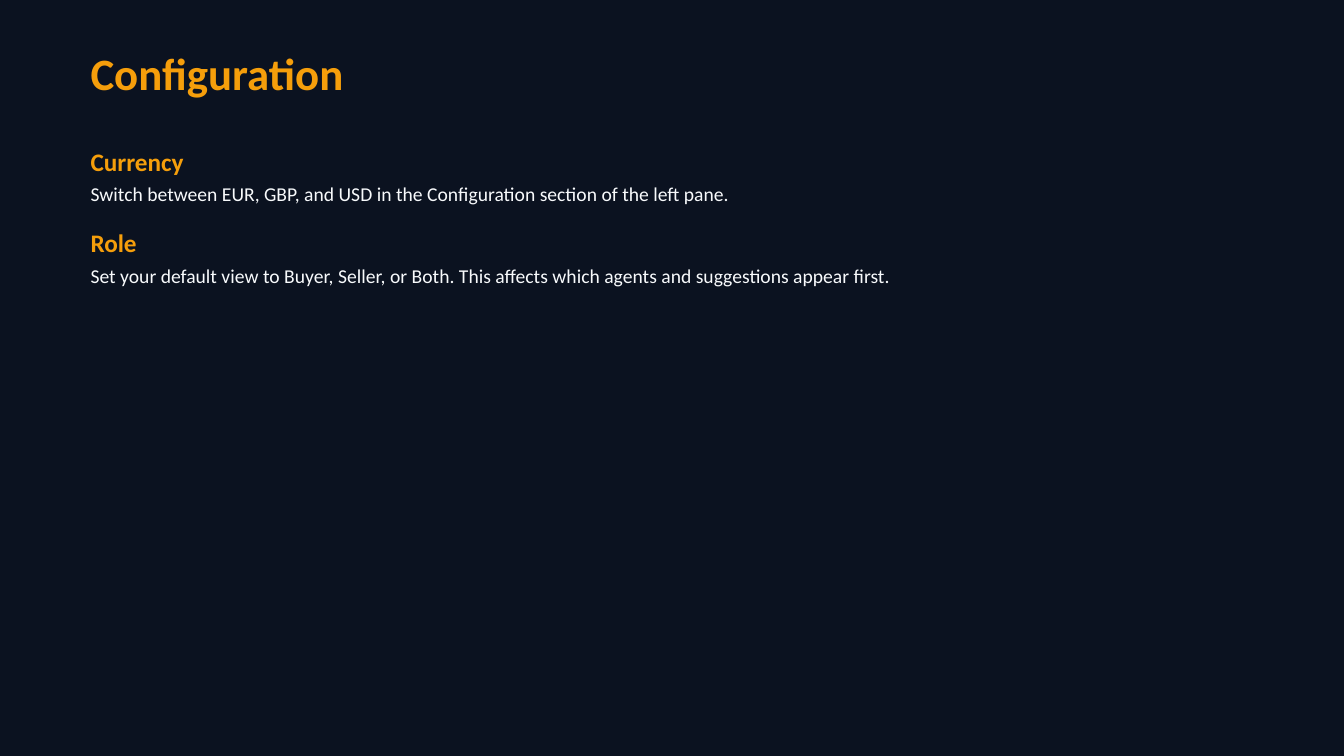
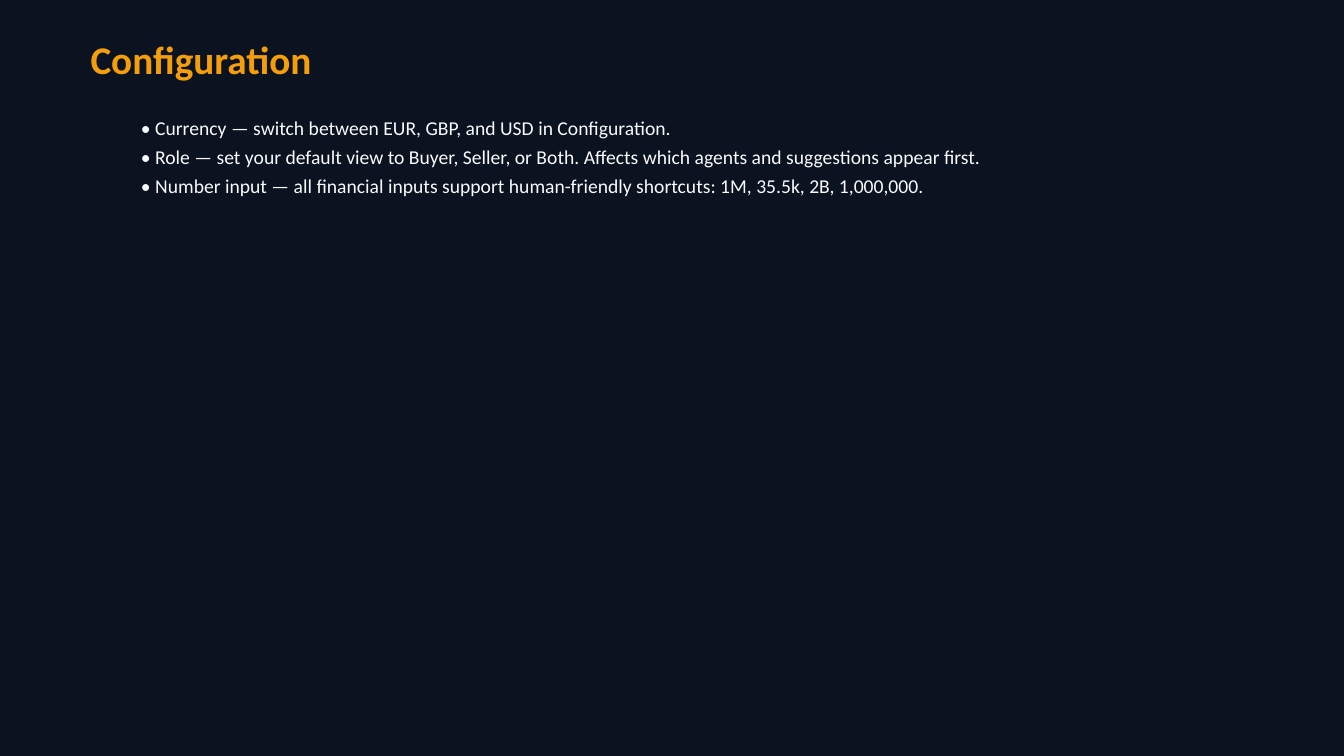
Before and after one commit to predictivelabsai/liquidround, a slide deck: slide 15 of docs/liquidround_user_guide.pptx (slide 10 before the commit). Drawn at 1344x756 pixels with LibreOffice and Linux fonts; fonts in the diff are those of the drawing. Boxes give left, top, right and bottom in pixels: in the first picture for what was removed or moved away, otherwise in the second. Text is boxed around its words. In the diff, an @@ line names an element or a change of style, - is before the commit and + after.

```diff
--- a/docs/liquidround_user_guide.pptx
+++ b/docs/liquidround_user_guide.pptx
@@ text "Configuration": place and size @@
-text "Configuration" at bbox=[91, 58, 344, 98]
+text "Configuration" at bbox=[91, 46, 312, 81]
@@ text "Configuration" at bbox=[91, 46, 312, 81]: size 32 to 28 pt @@
@@ text at bbox=[155, 121, 980, 196]: text changed @@
-Currency
-Switch between EUR, GBP, and USD in the Configuration section of the left pane.
-Role
-Set your default view to Buyer, Seller, or Both. This affects which agents and suggestions appear first.
+  • Currency — switch between EUR, GBP, and USD in Configuration.
+  • Role — set your default view to Buyer, Seller, or Both. Affects which agents and suggestions appear first.
+  • Number input — all financial inputs support human-friendly shortcuts: 1M, 35.5k, 2B, 1,000,000.
```
Also in this commit, not shown: 8 other slides changed, 8 slides added, 2 slides removed, 22 other files.
